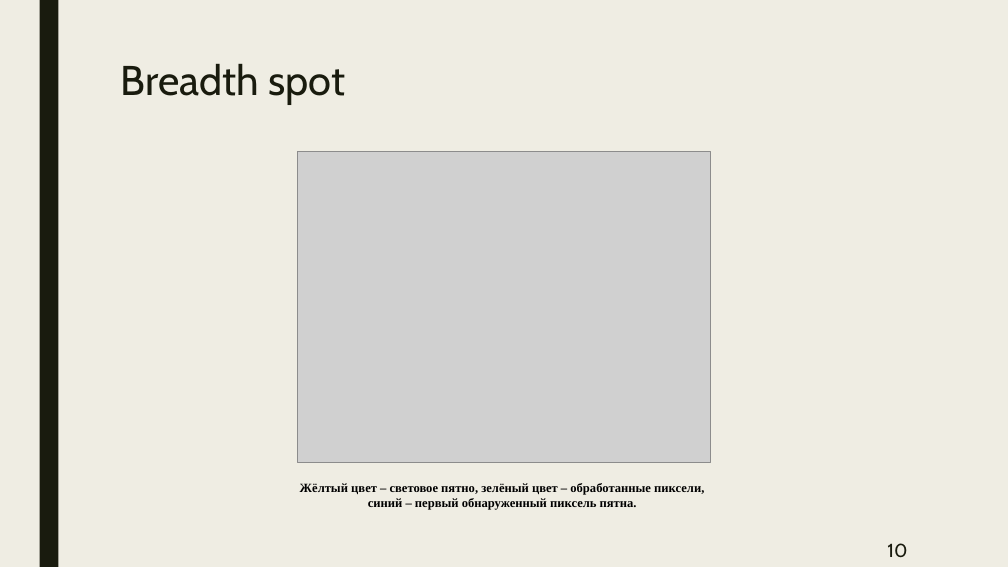
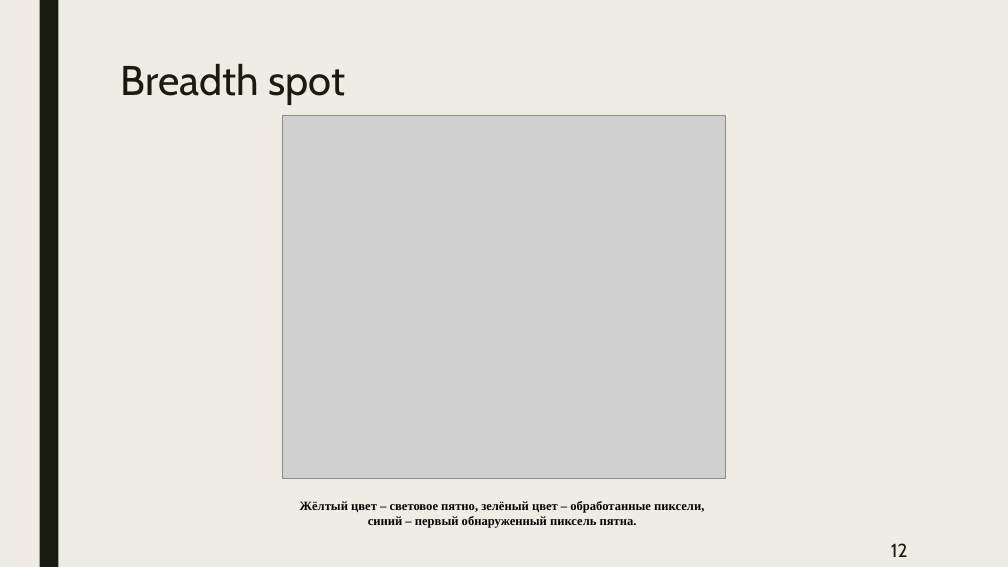
Before and after one commit to BarikQ/course_4, a slide deck: slide 12 of Pres/Диплом преза.pptx (slide 10 before the commit). Drawn at 1008x567 pixels with LibreOffice and Linux fonts; fonts in the diff are those of the drawing; grey boxes stand for pictures. Boxes give left, top, right and bottom in pixels: in the first picture for what was removed or moved away, otherwise in the second. Text is boxed around its words. In the diff, an @@ line names an element or a change of style, - is before the commit and + after.

```diff
--- a/Pres/Диплом преза.pptx
+++ b/Pres/Диплом преза.pptx
@@ picture resized from (x1=298, y1=151, x2=712, y2=463) to (x1=283, y1=115, x2=726, y2=478) @@
@@ text "Жёлтый цвет – световое пятно, ..." moved from (x1=300, y1=483, x2=704, y2=510) to (x1=300, y1=501, x2=704, y2=528) @@
@@ page number at (x1=891, y1=543, x2=908, y2=557): text changed @@
-10
+12
```
Also in this commit, not shown: 9 other slides changed, 2 slides added, 3 other files.
